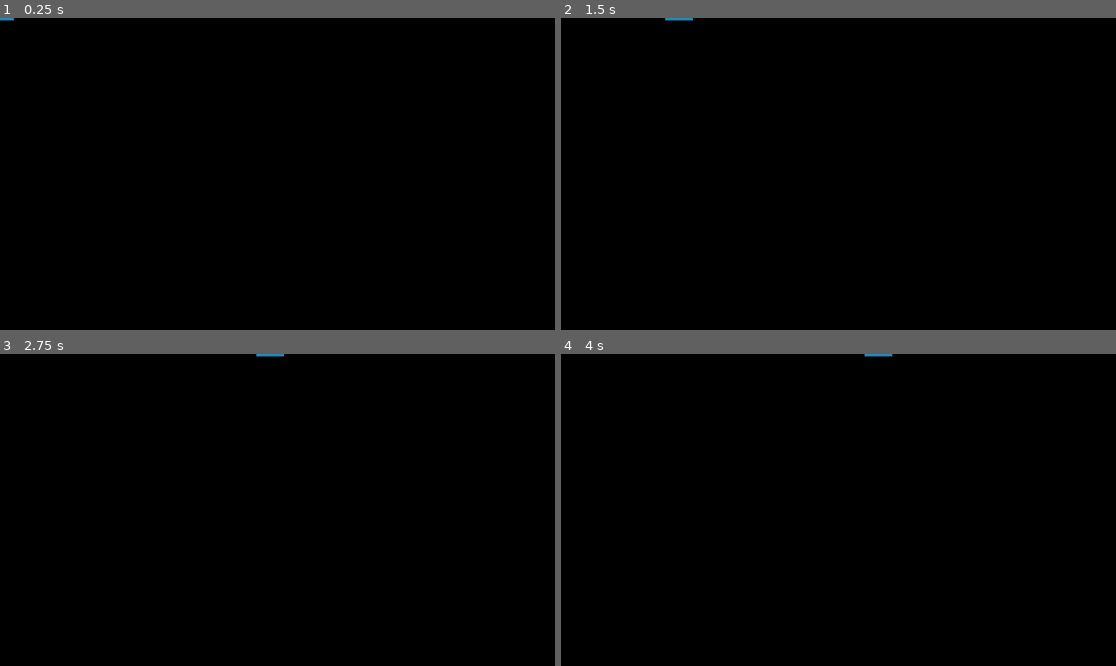
Above: before the commit, frames 1-4 (two rows, left to right).
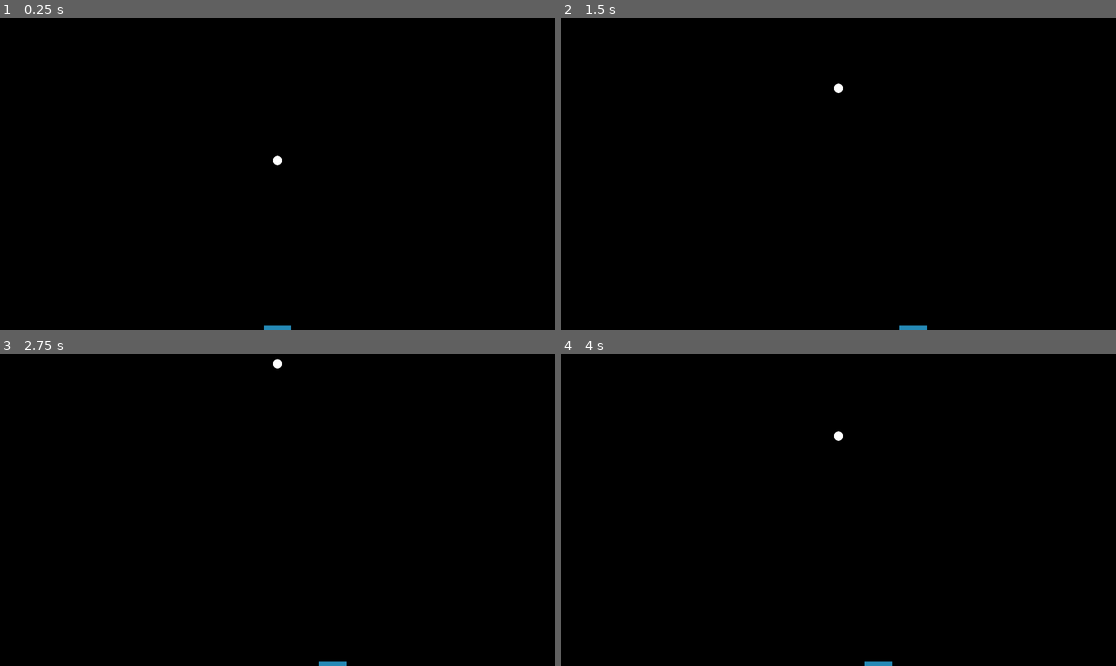
Above: after the commit, the same moments.

Repository: clayton14/simple-brick-breaker-pr
Game: Godot game, scene res://scenes_and_scripts/stage.tscn
Two runs of this game, one before a commit and one after it. Both use one fixed random seed, a clock stepped at 60 frames per second and the inputs below. Before the commit the project starts from res://scenes_and_scripts/paddle.tscn.
Inputs (mouse positions are in pixels of both pictures, inside the frame that each line leads up to):
- Up to frame 1 (0.25 s): no input
- Up to frame 2 (1.5 s): tap Enter at 0.5 s; move the mouse to (960, 158) at 0.52 s; press the mouse at (960, 158) at 0.53 s; hold Right (ui_right) 0.53-1.28 s; tap Space at 1.25 s; move the mouse to (727, 189) at 1.27 s; release the mouse at (727, 189) at 1.28 s; hold Left (ui_left) from 1.28 s (still down); click (727, 189) at 1.35 s
- Up to frame 3 (2.75 s): tap Enter at 2 s; move the mouse to (333, 441) at 2.02 s; release Left (ui_left) at 2.03 s; press the mouse at (333, 441) at 2.03 s; hold Right (ui_right) from 2.03 s (still down)
- Up to frame 4 (4 s): tap Space at 2.75 s; move the mouse to (810, 572) at 2.77 s; release the mouse at (810, 572) at 2.78 s; click (810, 572) at 2.85 s; tap Enter at 3.5 s; move the mouse to (1005, 556) at 3.52 s; release Right (ui_right) at 3.53 s; press the mouse at (1005, 556) at 3.53 s; hold Left (ui_left) from 3.53 s (still down)

The runs differ from the first frame. In frame 1, 0.1% of the frame differs, in the area x 0-53%, y 0-100%; in frame 2, 0.2%, in the area x 18-66%, y 0-100%; in frame 3, 0.2%; in frame 4, 0.2%.

Commit message:
Switch main scene to Stage

Diff:
--- a/project/project.godot
+++ b/project/project.godot
@@ -11,7 +11,7 @@
 [application]
 
 config/name="Simple Brick Breaker"
-run/main_scene="res://scenes_and_scripts/paddle.tscn"
+run/main_scene="res://scenes_and_scripts/stage.tscn"
 config/icon="res://art/icon.webp"
 
 [display]
